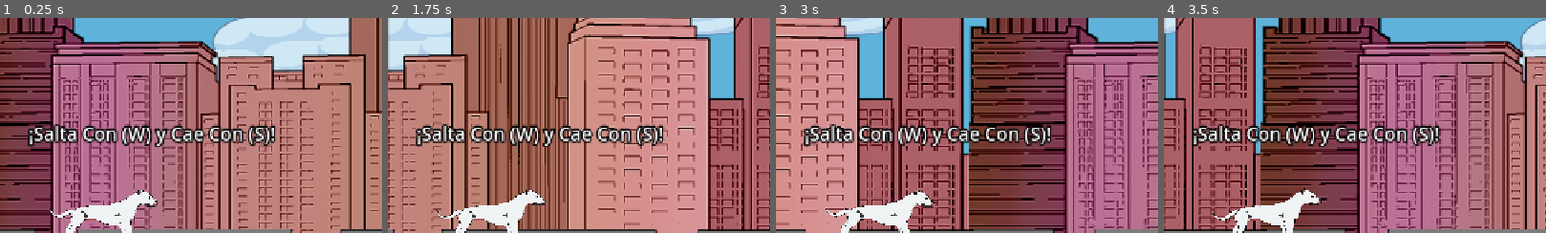
Above: before the commit, frames 1-4 (left to right).
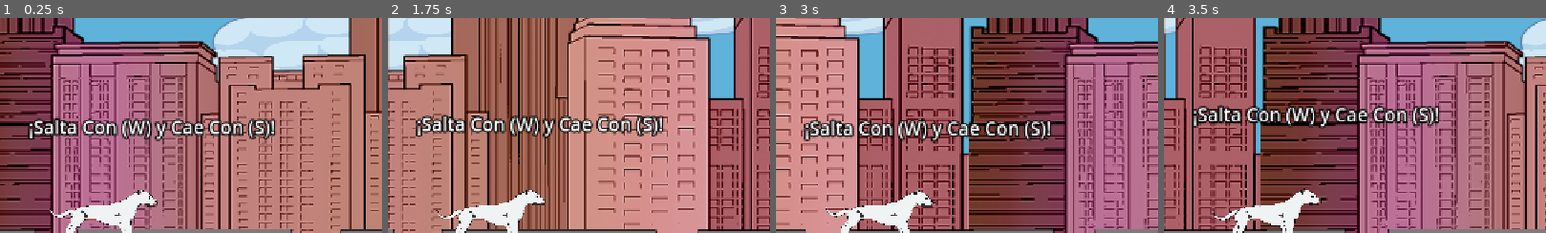
Above: after the commit, the same moments.

Repository: TheLuck12/DogoRun
Game: Godot game, scene res://VersiónFinal/Escenas/Menues/menu_principal.tscn
Same seed, same stepped clock (60 frames per second), same inputs: the game is played once before the commit and once after it. This scene is started directly instead of the project's main scene. Sound files missing from this copy of the repository are replaced by a short silence.
Inputs:
- Up to frame 1 (0.25 s): no input
- Up to frame 2 (1.75 s): tap Down (Caer) at 0.6, 1.35 s; tap Up (Saltar) at 0.77, 1.52 s
- Up to frame 3 (3 s): tap Down (Caer) at 2.1, 2.85 s
- Up to frame 4 (3.5 s): tap Up (Saltar) at 3.02 s
The pictures show only the part of the screen within x 0-50%, y 34-84%; the shares and areas given below are measured in that part.

The runs differ from the first frame. In frame 1, 5.7% of the frame differs, in the area x 7-73%, y 45-60%; in frame 2, 6.6%; in frame 3, 5.0%; in frame 4, 8.2%, in the area x 7-73%, y 40-60%.

Commit message:
Flechitas

Diff:
--- a/VersiónFinal/Codigos/Menues/menu.gd
+++ b/VersiónFinal/Codigos/Menues/menu.gd
@@ -8,6 +8,7 @@
 	$Jugador/Animacion.play("Correr")
 	$AnimationPlayer.play("MoverPiso")
 	ControlMusica.EmpezarMusica()
+	$MoverTutorial.play("MoverTuto")
 
 
 func SalirDelJuego() -> void:
--- a/VersiónFinal/Codigos/Obtaculos/obstaculo_3.gd
+++ b/VersiónFinal/Codigos/Obtaculos/obstaculo_3.gd
@@ -9,8 +9,8 @@
 	Objeto.global_position = $PoInObjeto.global_position
 
 
-#func _on_ins_time_timeout() -> void:
-	#InstanciarObj()
+func _on_ins_time_timeout() -> void:
+	InstanciarObj()
 
 func Fin():
 	$PoInObjeto/InsTime.autostart = false
--- a/VersiónFinal/Escenas/DiseñoDeNiveles/BuenosAires/nivel_1.tscn
+++ b/VersiónFinal/Escenas/DiseñoDeNiveles/BuenosAires/nivel_1.tscn
@@ -1,8 +1,9 @@
-[gd_scene load_steps=4 format=3 uid="uid://bs3c03h3v5l6a"]
+[gd_scene load_steps=5 format=3 uid="uid://bs3c03h3v5l6a"]
 
 [ext_resource type="PackedScene" uid="uid://bro00b373nxme" path="res://VersiónFinal/Escenas/Obstaculos/obstaculo_1.tscn" id="1_out0g"]
 [ext_resource type="PackedScene" uid="uid://dersvgviljy5m" path="res://VersiónFinal/Escenas/Obstaculos/obstaculo_3.tscn" id="2_cerri"]
 [ext_resource type="PackedScene" uid="uid://hxb6cwgttwie" path="res://VersiónFinal/Escenas/Obstaculos/obstaculo_2.tscn" id="2_w8l6g"]
+[ext_resource type="Texture2D" uid="uid://duf1i0qrdctbh" path="res://VersiónFinal/Assets/Menu/Botones/Interfaz/FlechaSeguir.png" id="4_co4tt"]
 
 [node name="Nivel1" type="Node2D"]
 metadata/_edit_vertical_guides_ = [15205.0]
@@ -45,3 +46,46 @@
 [node name="Obstaculo3" parent="Dron" instance=ExtResource("2_w8l6g")]
 position = Vector2(13981, 410)
 direccion = "Abajo"
+
+[node name="Flechas" type="Node2D" parent="."]
+
+[node name="FlechaSeguir" type="Sprite2D" parent="Flechas"]
+position = Vector2(1441, 505)
+texture = ExtResource("4_co4tt")
+
+[node name="FlechaSeguir2" type="Sprite2D" parent="Flechas"]
+position = Vector2(4084, 505)
+texture = ExtResource("4_co4tt")
+
+[node name="FlechaSeguir3" type="Sprite2D" parent="Flechas"]
+position = Vector2(5013, 288)
+texture = ExtResource("4_co4tt")
+
+[node name="FlechaSeguir4" type="Sprite2D" parent="Flechas"]
+position = Vector2(8183, 530)
+texture = ExtResource("4_co4tt")
+
+[node name="FlechaSeguir5" type="Sprite2D" parent="Flechas"]
+position = Vector2(9780, 530)
+texture = ExtResource("4_co4tt")
+
+[node name="FlechaSeguir6" type="Sprite2D" parent="Flechas"]
+position = Vector2(11528, 530)
+texture = ExtResource("4_co4tt")
+
+[node name="FlechaSeguir8" type="Sprite2D" parent="Flechas"]
+position = Vector2(12040, 530)
+texture = ExtResource("4_co4tt")
+
+[node name="FlechaSeguir9" type="Sprite2D" parent="Flechas"]
+position = Vector2(12884, 530)
+texture = ExtResource("4_co4tt")
+
+[node name="FlechaSeguir10" type="Sprite2D" parent="Flechas"]
+position = Vector2(13775, 310)
+texture = ExtResource("4_co4tt")
+
+[node name="FlechaSeguir7" type="Sprite2D" parent="Flechas"]
+position = Vector2(11801, 380)
+rotation = 1.83259
+texture = ExtResource("4_co4tt")
--- a/VersiónFinal/Escenas/DiseñoDeNiveles/BuenosAires/nivel_2.tscn
+++ b/VersiónFinal/Escenas/DiseñoDeNiveles/BuenosAires/nivel_2.tscn
@@ -1,8 +1,9 @@
-[gd_scene load_steps=4 format=3 uid="uid://piqe1xe4i55h"]
+[gd_scene load_steps=5 format=3 uid="uid://piqe1xe4i55h"]
 
 [ext_resource type="PackedScene" uid="uid://bro00b373nxme" path="res://VersiónFinal/Escenas/Obstaculos/obstaculo_1.tscn" id="1_kn6ib"]
 [ext_resource type="PackedScene" uid="uid://hxb6cwgttwie" path="res://VersiónFinal/Escenas/Obstaculos/obstaculo_2.tscn" id="2_o38lv"]
 [ext_resource type="PackedScene" uid="uid://dersvgviljy5m" path="res://VersiónFinal/Escenas/Obstaculos/obstaculo_3.tscn" id="3_0idaj"]
+[ext_resource type="Texture2D" uid="uid://duf1i0qrdctbh" path="res://VersiónFinal/Assets/Menu/Botones/Interfaz/FlechaSeguir.png" id="4_o38lv"]
 
 [node name="Nivel2" type="Node2D"]
 metadata/_edit_horizontal_guides_ = [627.0, 714.0]
@@ -49,3 +50,73 @@
 
 [node name="Obstaculo6" parent="Ciruja" instance=ExtResource("3_0idaj")]
 position = Vector2(14372, 602)
+
+[node name="Flechas" type="Node2D" parent="."]
+
+[node name="FlechaSeguir" type="Sprite2D" parent="Flechas"]
+position = Vector2(1476, 505)
+texture = ExtResource("4_o38lv")
+
+[node name="FlechaSeguir5" type="Sprite2D" parent="Flechas"]
+position = Vector2(878, 536)
+texture = ExtResource("4_o38lv")
+
+[node name="FlechaSeguir6" type="Sprite2D" parent="Flechas"]
+position = Vector2(1156, 379)
+rotation = 2.09439
+texture = ExtResource("4_o38lv")
+
+[node name="FlechaSeguir2" type="Sprite2D" parent="Flechas"]
+position = Vector2(2681, 505)
+texture = ExtResource("4_o38lv")
+
+[node name="FlechaSeguir3" type="Sprite2D" parent="Flechas"]
+position = Vector2(3751, 298)
+texture = ExtResource("4_o38lv")
+
+[node name="FlechaSeguir4" type="Sprite2D" parent="Flechas"]
+position = Vector2(5004, 529)
+texture = ExtResource("4_o38lv")
+
+[node name="FlechaSeguir7" type="Sprite2D" parent="Flechas"]
+position = Vector2(6162, 306)
+rotation = 1.83259
+texture = ExtResource("4_o38lv")
+
+[node name="FlechaSeguir8" type="Sprite2D" parent="Flechas"]
+position = Vector2(6579, 547)
+texture = ExtResource("4_o38lv")
+
+[node name="FlechaSeguir11" type="Sprite2D" parent="Flechas"]
+position = Vector2(7075, 547)
+texture = ExtResource("4_o38lv")
+
+[node name="FlechaSeguir10" type="Sprite2D" parent="Flechas"]
+position = Vector2(6833, 387)
+rotation = 2.09439
+texture = ExtResource("4_o38lv")
+
+[node name="FlechaSeguir12" type="Sprite2D" parent="Flechas"]
+position = Vector2(9105, 277)
+rotation = 2.09439
+texture = ExtResource("4_o38lv")
+
+[node name="FlechaSeguir9" type="Sprite2D" parent="Flechas"]
+position = Vector2(8029, 563)
+texture = ExtResource("4_o38lv")
+
+[node name="FlechaSeguir13" type="Sprite2D" parent="Flechas"]
+position = Vector2(9567, 557)
+texture = ExtResource("4_o38lv")
+
+[node name="FlechaSeguir14" type="Sprite2D" parent="Flechas"]
+position = Vector2(11337, 557)
+texture = ExtResource("4_o38lv")
+
+[node name="FlechaSeguir15" type="Sprite2D" parent="Flechas"]
+position = Vector2(12272, 557)
+texture = ExtResource("4_o38lv")
+
+[node name="FlechaSeguir16" type="Sprite2D" parent="Flechas"]
+position = Vector2(14007, 557)
+texture = ExtResource("4_o38lv")
--- a/VersiónFinal/Escenas/Menues/menu_principal.tscn
+++ b/VersiónFinal/Escenas/Menues/menu_principal.tscn
@@ -107,6 +107,44 @@
 outline_size = 10
 outline_color = Color(0, 0, 0, 1)
 
+[sub_resource type="Animation" id="Animation_4crre"]
+resource_name = "MoverTuto"
+length = 0.7
+loop_mode = 2
+tracks/0/type = "value"
+tracks/0/imported = false
+tracks/0/enabled = true
+tracks/0/path = NodePath("PerroHabla:position")
+tracks/0/interp = 1
+tracks/0/loop_wrap = true
+tracks/0/keys = {
+"times": PackedFloat32Array(0, 0.666667),
+"transitions": PackedFloat32Array(1, 1),
+"update": 0,
+"values": [Vector2(40, 417), Vector2(40, 385)]
+}
+
+[sub_resource type="Animation" id="Animation_q84pr"]
+length = 0.001
+tracks/0/type = "value"
+tracks/0/imported = false
+tracks/0/enabled = true
+tracks/0/path = NodePath("PerroHabla:position")
+tracks/0/interp = 1
+tracks/0/loop_wrap = true
+tracks/0/keys = {
+"times": PackedFloat32Array(0),
+"transitions": PackedFloat32Array(1),
+"update": 0,
+"values": [Vector2(40, 417)]
+}
+
+[sub_resource type="AnimationLibrary" id="AnimationLibrary_bgnk5"]
+_data = {
+&"MoverTuto": SubResource("Animation_4crre"),
+&"RESET": SubResource("Animation_q84pr")
+}
+
 [node name="MenuPrincipal" type="Control" groups=["Menu"]]
 layout_mode = 3
 anchors_preset = 15
@@ -257,6 +295,11 @@
 label_settings = SubResource("LabelSettings_bgnk5")
 horizontal_alignment = 1
 
+[node name="MoverTutorial" type="AnimationPlayer" parent="."]
+libraries = {
+&"": SubResource("AnimationLibrary_bgnk5")
+}
+
 [connection signal="button_down" from="Botones/BotonNivel" to="." method="IrMenuNiveles"]
 [connection signal="button_down" from="Botones/BotonSalir" to="." method="SalirDelJuego"]
 [connection signal="button_down" from="Botones/BotonAjustes" to="." method="IrMenuAjustes"]
--- a/VersiónFinal/Escenas/Obstaculos/obstaculo_3.tscn
+++ b/VersiónFinal/Escenas/Obstaculos/obstaculo_3.tscn
@@ -40,6 +40,30 @@
 "transitions": PackedFloat32Array(1),
 "update": 0,
 "values": [0.785397]
+}
+tracks/2/type = "value"
+tracks/2/imported = false
+tracks/2/enabled = true
+tracks/2/path = NodePath("Cuerpo/CirujaPiernaAtras:rotation")
+tracks/2/interp = 1
+tracks/2/loop_wrap = true
+tracks/2/keys = {
+"times": PackedFloat32Array(0),
+"transitions": PackedFloat32Array(1),
+"update": 0,
+"values": [0.523598]
+}
+tracks/3/type = "value"
+tracks/3/imported = false
+tracks/3/enabled = true
+tracks/3/path = NodePath("Cuerpo/CirujaPiernaDelante(3):rotation")
+tracks/3/interp = 1
+tracks/3/loop_wrap = true
+tracks/3/keys = {
+"times": PackedFloat32Array(0),
+"transitions": PackedFloat32Array(1),
+"update": 0,
+"values": [-0.261799]
 }
 
 [sub_resource type="Animation" id="Animation_2pc2j"]
@@ -84,6 +108,30 @@
 "method": &"InstanciarObj"
 }]
 }
+tracks/3/type = "value"
+tracks/3/imported = false
+tracks/3/enabled = true
+tracks/3/path = NodePath("Cuerpo/CirujaPiernaAtras:rotation")
+tracks/3/interp = 1
+tracks/3/loop_wrap = true
+tracks/3/keys = {
+"times": PackedFloat32Array(0, 1.2),
+"transitions": PackedFloat32Array(1, 1),
+"update": 0,
+"values": [0.523598, -0.473593]
+}
+tracks/4/type = "value"
+tracks/4/imported = false
+tracks/4/enabled = true
+tracks/4/path = NodePath("Cuerpo/CirujaPiernaDelante(3):rotation")
+tracks/4/interp = 1
+tracks/4/loop_wrap = true
+tracks/4/keys = {
+"times": PackedFloat32Array(0, 1.2),
+"transitions": PackedFloat32Array(1, 1),
+"update": 0,
+"values": [-0.261799, 0.558715]
+}
 
 [sub_resource type="AnimationLibrary" id="AnimationLibrary_lt2xs"]
 _data = {
@@ -109,6 +157,10 @@
 position = Vector2(-72, -69)
 metadata/_edit_lock_ = true
 
+[node name="InsTime" type="Timer" parent="PoInObjeto"]
+wait_time = 1.2
+autostart = true
+
 [node name="Cuerpo" type="Node2D" parent="."]
 position = Vector2(10.9691, 26.7702)
 rotation = 0.07364
Binary file added: VersiónFinal/Assets/Menu/Botones/Interfaz/FlechaSeguir.png
Not shown, added: VersiónFinal/Assets/Menu/Botones/Interfaz/FlechaSeguir.png.import
Not shown: 1 places in VersiónFinal/Escenas/Menues/menu_principal.tscn that only renumber resources
